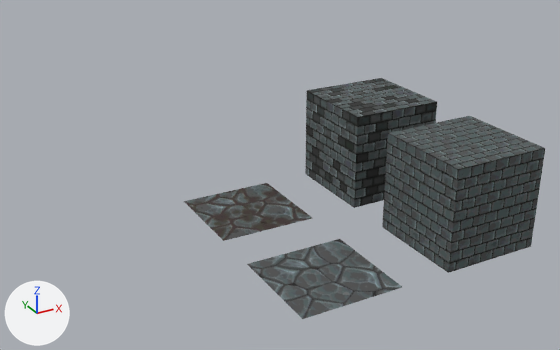
Renders of the glTF model exports/tiles.gltf from each side of a commit.
Rendered twice from a camera (50 mm lens) standing at (-6.39, -10.04, 7.14) and looking at (2.98, 7.0, -1.38). The axes (+X, +Y, +Z) are drawn at lower left. The lights are the same throughout.

Objects in the first picture: 'floor01-col', 'floor02-col', 'wall01-col', 'wall02-col'.
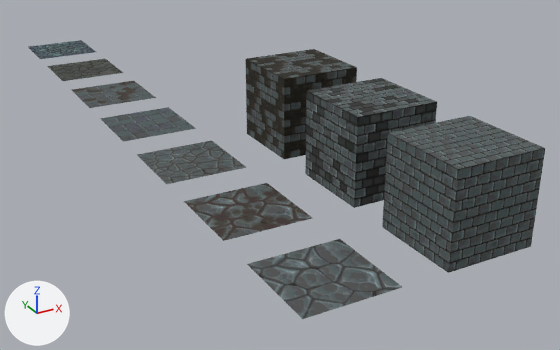
The change in detail:
Picture 'Dungeon2_Atlas_Albedo' (img_dungeon2_atlas_albedo) is new.
Material 'Dungeon2_Atlas' (mat_dungeon2_atlas) is new.
Its texture is img_dungeon2_atlas_albedo.
Its roughness is 1.0.
Mesh me_plane_007 is new.
It is a box spanning x -1.0..1.0, y -1.0..1.0, z 0.0..2.0.
It uses material mat_dungeon_atlas (picture img_dungeon_atlas_albedo).
Mesh me_plane_006 is new.
It has 4 vertices, 2 faces and spans x -1.0..1.0, y -1.0..1.0, z 0.0.
It uses material mat_dungeon2_atlas (picture img_dungeon2_atlas_albedo).
Mesh me_plane_005 is new.
It has 4 vertices, 2 faces and spans x -1.0..1.0, y -1.0..1.0, z 0.0.
It uses material mat_dungeon2_atlas (picture img_dungeon2_atlas_albedo).
Mesh me_plane_004 is new.
It has 4 vertices, 2 faces and spans x -1.0..1.0, y -1.0..1.0, z 0.0.
It uses material mat_dungeon2_atlas (picture img_dungeon2_atlas_albedo).
Mesh me_plane_003 is new.
It has 4 vertices, 2 faces and spans x -1.0..1.0, y -1.0..1.0, z 0.0.
It uses material mat_dungeon2_atlas (picture img_dungeon2_atlas_albedo).
Mesh me_plane_002 is new.
It has 4 vertices, 2 faces and spans x -1.0..1.0, y -1.0..1.0, z 0.0.
It uses material mat_dungeon2_atlas (picture img_dungeon2_atlas_albedo).
Object 'wall03-col' (ob_wall03_col) is new; it shows me_plane_007.
Its location is (3.0, 6.0, 0.0).
Object 'floor07-col' (ob_floor07_col) is new; it shows me_plane_006.
Its location is (0.0, 18.0, 0.0).
Object 'floor06-col' (ob_floor06_col) is new; it shows me_plane_005.
Its location is (0.0, 15.0, 0.0).
Object 'floor05-col' (ob_floor05_col) is new; it shows me_plane_004.
Its location is (0.0, 12.0, 0.0).
Object 'floor04-col' (ob_floor04_col) is new; it shows me_plane_003.
Its location is (0.0, 9.0, 0.0).
Object 'floor03-col' (ob_floor03_col) is new; it shows me_plane_002.
Its location is (0.0, 6.0, 0.0).

Where the change shows, as pixel boxes [x1, y1, x2, y2] in the pictures (560 x 350 px):
'wall03-col', added (black): after [246, 49, 357, 159]
'floor03-col', added: after [137, 140, 246, 184]
'floor04-col', added: after [100, 107, 196, 142]
'floor05-col', added: after [72, 81, 156, 108]
'floor06-col', added: after [47, 59, 123, 81]
'floor07-col', added: after [28, 40, 96, 59]
